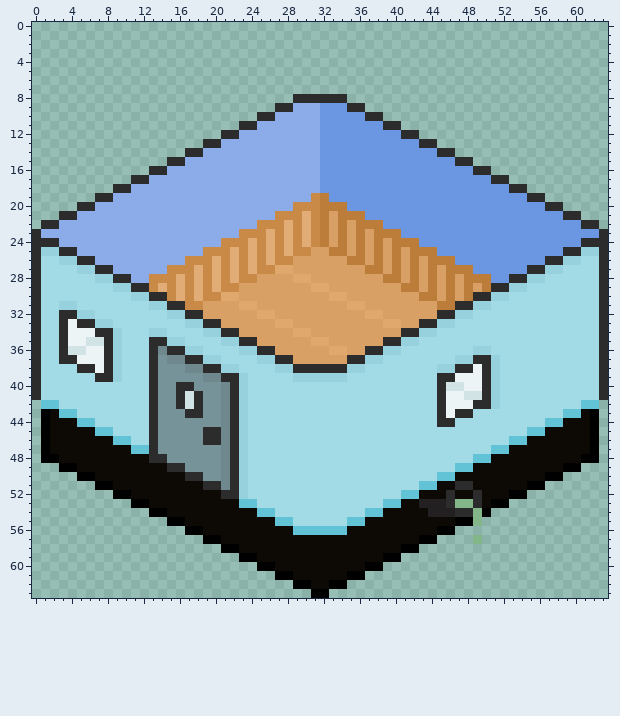
File history of a pixel-art file, Farm_Prototype/Content/Sprites/Environment/Structures/Room_02.aseprite. Above is the file before it was changed.
64x64 pixels, 1 frame. Colours within 5 levels of each other are drawn and written as one.
After the commit:
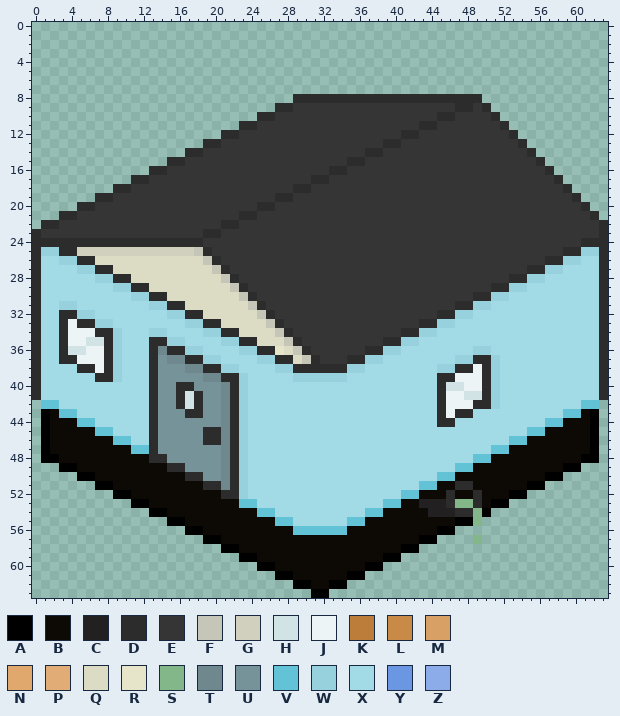
Palette (. is transparent): A #000000  B #0d0905  C #222020  D #2c2c2c  E #353535  F #c6c6b8  G #d1d0bf  H #d2e3e6  J #edf4f6  K #bc7d3b  L #c98947  M #d9a066  N #e1a86e  P #e1ac76  Q #dcdbc4  R #e6e5ca  S #83b789  T #6e888e  U #769399  V #62c2d6  W #97d1dd  X #a2dae6  Y #6b96e2  Z #8bace8
What changed:
y 8: x 35..49 ............... -> DDDDDDDDDDDDDDD
y 9: x 29..50 ZZZYYYDD.............. -> EEEEEEEEEEEEEEEEEEDDED
y 10: x 27..51 ZZZZZYYYYYDD............. -> EEEEEEEEEEEEEEEEEEDDEEEED
y 11: x 25..52 ZZZZZZZYYYYYYYDD............ -> EEEEEEEEEEEEEEEEEEDDEEEEEEED
y 12: x 23..40 ZZZZZZZZZYYYYYYYYY -> EEEEEEEEEEEEEEEEEE; x 43..53 ........... -> EEEEEEEEEED
y 13: x 21..54 ZZZZZZZZZZZYYYYYYYYYYYDD.......... -> EEEEEEEEEEEEEEEEEEDDEEEEEEEEEEEEED
y 14: x 19..55 ZZZZZZZZZZZZZYYYYYYYYYYYYYDD......... -> EEEEEEEEEEEEEEEEEEDDEEEEEEEEEEEEEEEED
y 15: x 17..56 ZZZZZZZZZZZZZZZYYYYYYYYYYYYYYYDD........ -> EEEEEEEEEEEEEEEEEEDDEEEEEEEEEEEEEEEEEEED
y 16: x 15..57 ZZZZZZZZZZZZZZZZZYYYYYYYYYYYYYYYYYDD....... -> EEEEEEEEEEEEEEEEEEDDEEEEEEEEEEEEEEEEEEEEEED
y 17: x 13..58 ZZZZZZZZZZZZZZZZZZZYYYYYYYYYYYYYYYYYYYDD...... -> EEEEEEEEEEEEEEEEEEDDEEEEEEEEEEEEEEEEEEEEEEEEED
y 18: x 11..59 ZZZZZZZZZZZZZZZZZZZZZYYYYYYYYYYYYYYYYYYYYYDD..... -> EEEEEEEEEEEEEEEEEEDDEEEEEEEEEEEEEEEEEEEEEEEEEEEED
y 19: x 9..60 ZZZZZZZZZZZZZZZZZZZZZZLKYYYYYYYYYYYYYYYYYYYYYYDD.... -> EEEEEEEEEEEEEEEEEEDDEEEEEEEEEEEEEEEEEEEEEEEEEEEEEEED
y 20: x 7..61 ZZZZZZZZZZZZZZZZZZZZZZLLLKKKYYYYYYYYYYYYYYYYYYYYYYDD... -> EEEEEEEEEEEEEEEEEEDDEEEEEEEEEEEEEEEEEEEEEEEEEEEEEEEEEED
y 21: x 5..62 ZZZZZZZZZZZZZZZZZZZZZZLLLPLKMKKKYYYYYYYYYYYYYYYYYYYYYYDD.. -> EEEEEEEEEEEEEEEEEEDDEEEEEEEEEEEEEEEEEEEEEEEEEEEEEEEEEEEEED
y 22: x 3..63 ZZZZZZZZZZZZZZZZZZZZZZLLLPLPLKMKMKKKYYYYYYYYYYYYYYYYYYYYYYDD. -> EEEEEEEEEEEEEEEEEEDDEEEEEEEEEEEEEEEEEEEEEEEEEEEEEEEEEEEEEEEED
y 23: x 1..62 ZZZZZZZZZZZZZZZZZZZZZZLLLPLPLPLKMKMKMKKKYYYYYYYYYYYYYYYYYYYYYY -> EEEEEEEEEEEEEEEEEEDDEEEEEEEEEEEEEEEEEEEEEEEEEEEEEEEEEEEEEEEEEE
y 24: x 3..60 ZZZZZZZZZZZZZZZZZZLLLPLPLPLPLKMKMKMKMKKKYYYYYYYYYYYYYYYYYY -> DDDDDDDDDDDDDDDDEEEEEEEEEEEEEEEEEEEEEEEEEEEEEEEEEEEEEEEEEE
y 25: x 5..58 ZZZZZZZZZZZZZZLLLPLPLPLPLLMMKKMKMKMKMKKKYYYYYYYYYYYYYY -> GGGGGGGGGGGGGFDEEEEEEEEEEEEEEEEEEEEEEEEEEEEEEEEEEEEEEE
y 26: x 7..56 ZZZZZZZZZZLLLPLPLPLPLLMMMMMMKKMKMKMKMKKKYYYYYYYYYY -> QQQQQQQQQQQQFDEEEEEEEEEEEEEEEEEEEEEEEEEEEEEEEEEEEE
y 27: x 9..54 ZZZZZZLLLPLPLPLPLLNNMMMMMMMMKKMKMKMKMKKKYYYYYY -> QQQQQQQQQQQFDEEEEEEEEEEEEEEEEEEEEEEEEEEEEEEEEE
y 28: x 11..52 ZZLLLPLPLPLPLLMMMMNNMMMMMMMMKKMKMKMKMKKKYY -> QQQQQQQQQQFDEEEEEEEEEEEEEEEEEEEEEEEEEEEEEE
y 29: x 13..50 LPLPLPLPLLMMMMMMMMNNMMMMMMMMKKMKMKMKMK -> QQQQQQQQQFDEEEEEEEEEEEEEEEEEEEEEEEEEEE
y 30: x 15..48 LPLPLLNNMMMMMMMMMMNNMMMMMMMMKKMKMK -> QQQQQQQQFDEEEEEEEEEEEEEEEEEEEEEEEE
y 31: x 17..46 LLMMMMNNMMMMMMMMMMNNMMMMMMMMKK -> QQQQQQQFDEEEEEEEEEEEEEEEEEEEEE
y 32: x 19..44 MMMMMMNNMMMMMMMMMMNNMMMMMM -> QQQQQQFDEEEEEEEEEEEEEEEEEE
y 33: x 21..42 MMMMMMNNMMMMMMMMMMNNMM -> QQQQQFDEEEEEEEEEEEEEEE
y 34: x 23..40 MMMMMMNNMMMMMMMMMM -> QQQQFDEEEEEEEEEEEE
y 35: x 25..38 MMMMMMNNMMMMMM -> QQQFDEEEEEEEEE
y 36: x 27..36 MMMMMMNNMM -> RQFDEEEEEE
y 37: x 29..34 MMMMMM -> QFDEEE
Where, in picture pixels (left, top, right, bottom), the same in both pictures:
changed: (41, 94, 608, 364)
